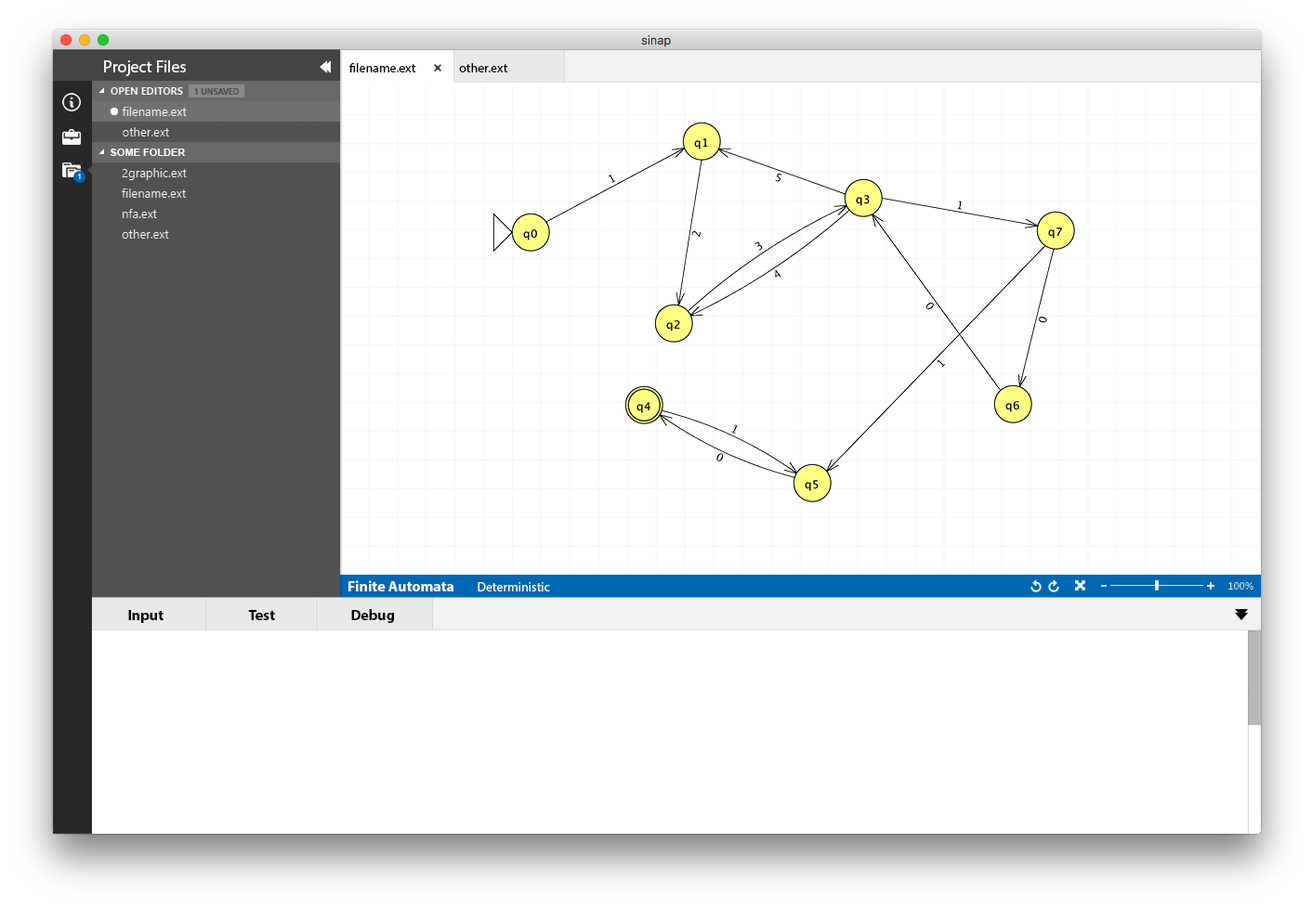
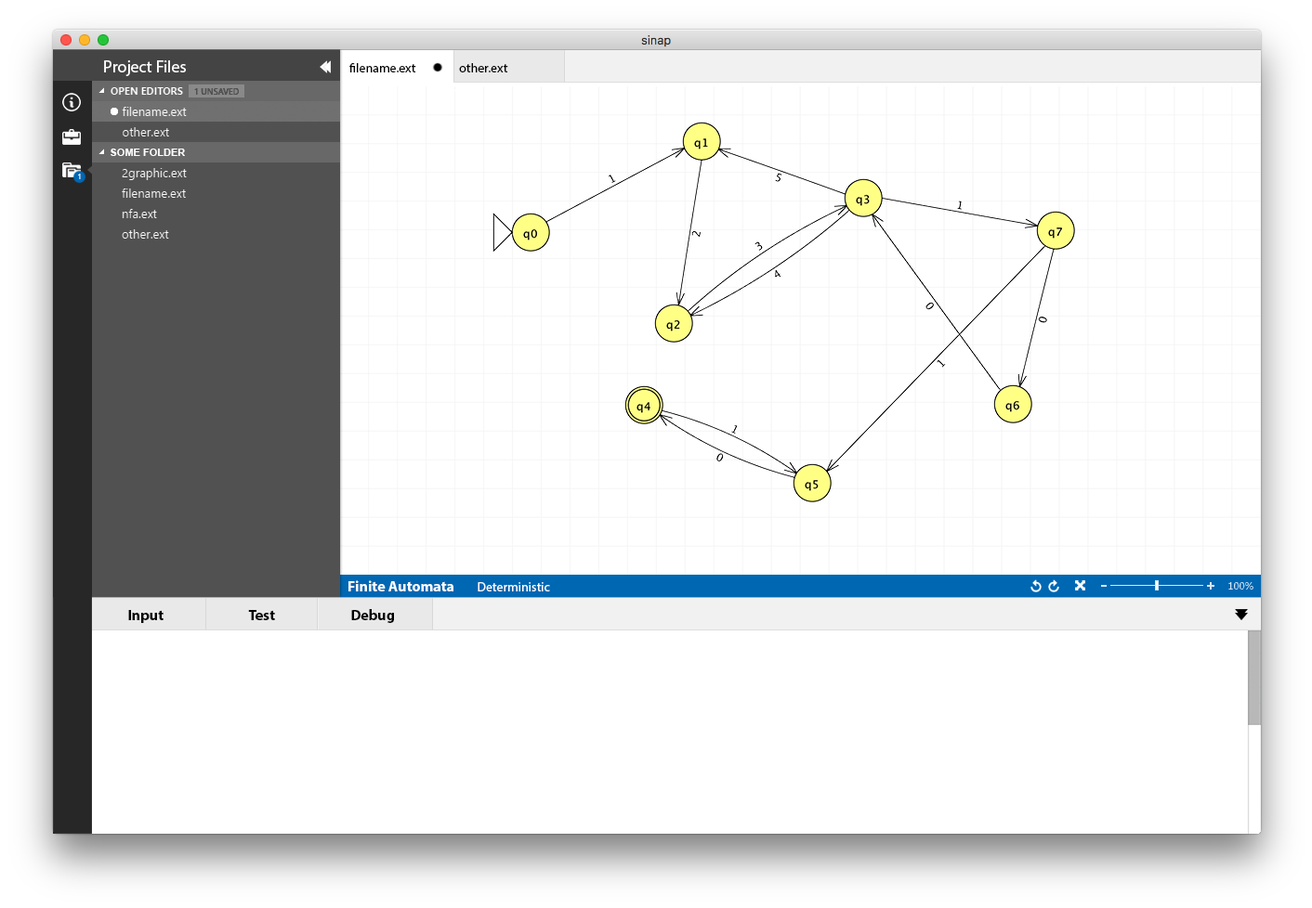
Layers edited between the first and the second w=1312, h=908 image:
added layer "O" in group "filename.ext Tab" over [431, 62, 444, 73]
hid "X" (2nd of 2, in "Editor" › "Tabs" › "filename.ext Tab") over [432, 63, 443, 73]
